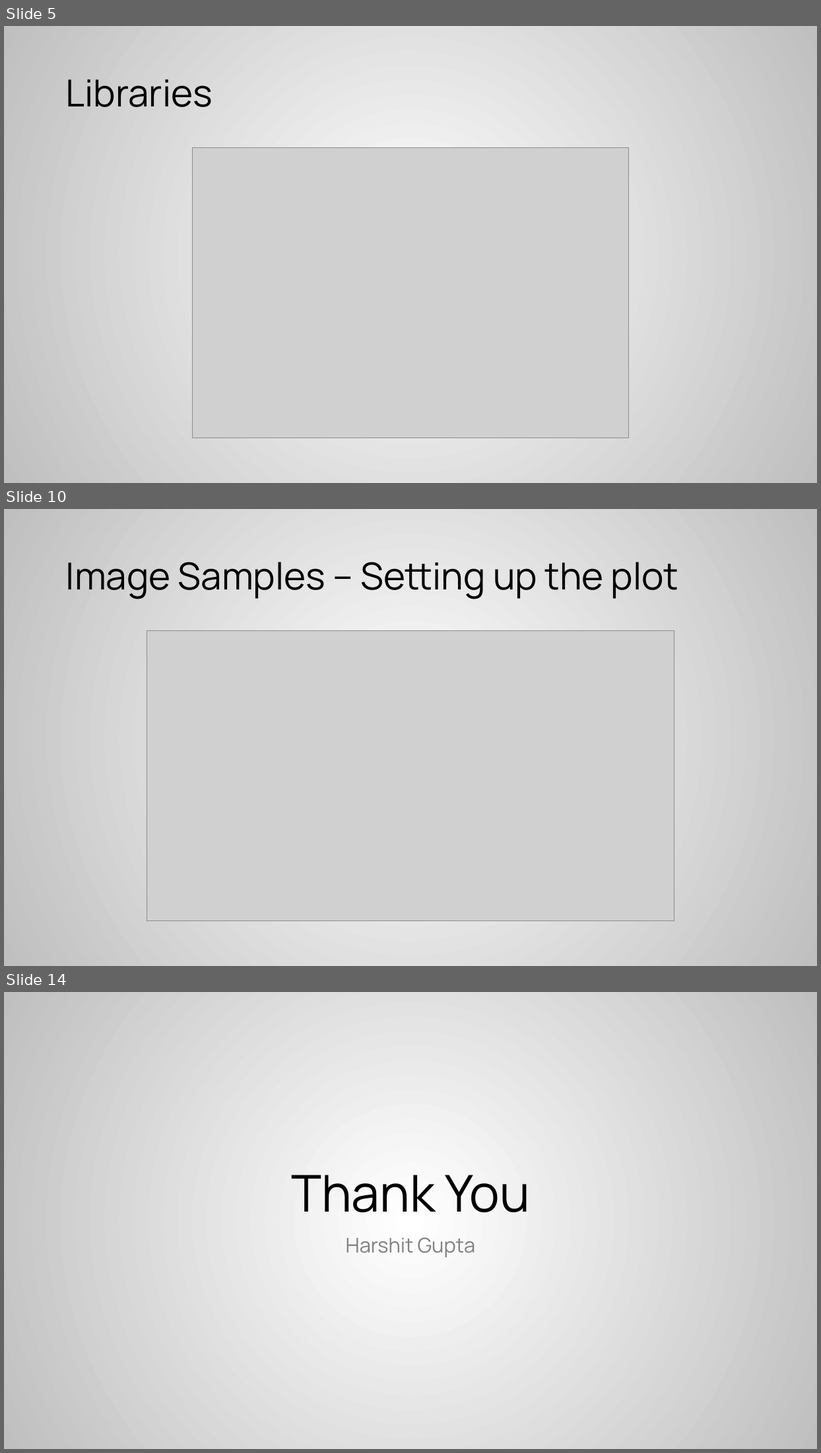
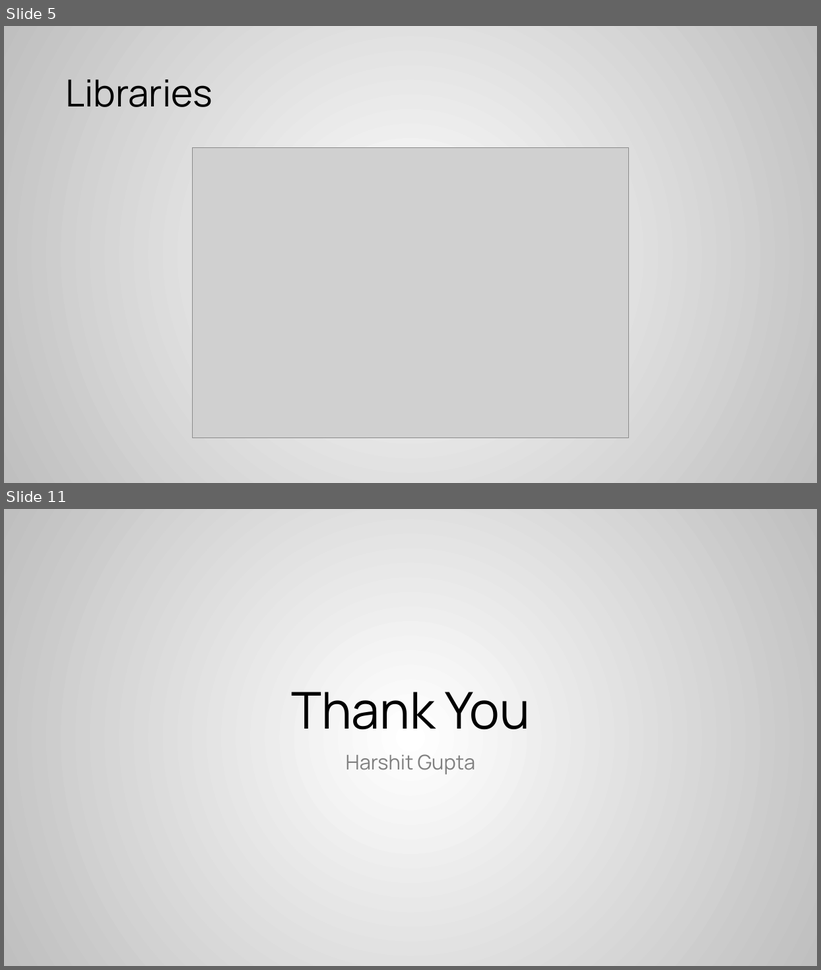
Before and after one commit to harshitgupta5/Chest-Pneumonia-Detection, a slide deck: Project/Chest Pneumonia Detection 2.pptx. Shown one above the other, each under a label of ours: slides 5, 10 and 14 before the commit, slides 5 and 11 after it; the slides between them are not shown. The pictures are 821x1453 and 821x970 pixels, drawn with LibreOffice and Linux fonts; fonts in the diff are those of the drawing; grey boxes stand for pictures. Boxes give left, top, right and bottom in pixels: in the first picture for what was removed or moved away, otherwise in the second. Text is boxed around its words. In the diff, an @@ line names an element or a change of style, - is before the commit and + after.

```diff
--- a/Project/Chest Pneumonia Detection 2.pptx
+++ b/Project/Chest Pneumonia Detection 2.pptx
@@ slide 10 removed at box(4, 509, 817, 966), background gradient #FFFFFF to #BFBFBF @@
@@ title removed at box(66, 562, 679, 599) @@
-Image Samples – Setting up the plot
@@ picture removed at box(147, 631, 675, 921) @@
@@ what was slide 14 is now slide 11 @@
```
Also in this commit, not shown: 5 slides changed, 2 other slides removed.
